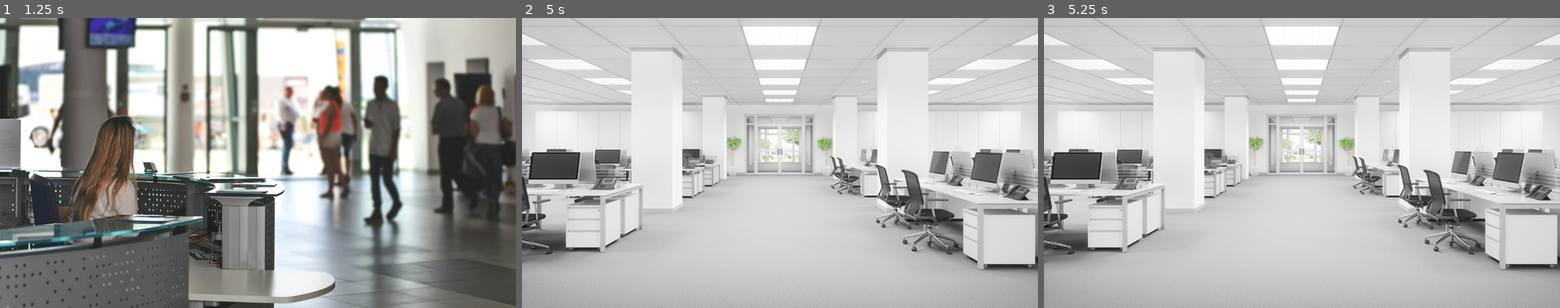
Above: before the commit, frames 1-3 (left to right).
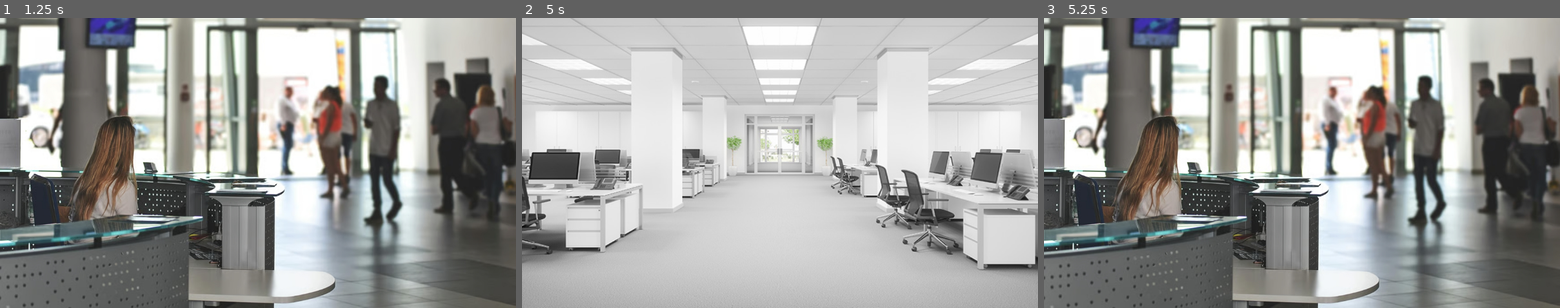
Above: after the commit, the same moments.

Repository: Anatole-DC/bgj_2026_1_strange_place
Game: Godot game, scene res://game/scenes/open_space.tscn
Two runs of this game, one before a commit and one after it. Both use one fixed random seed, a clock stepped at 60 frames per second and the inputs below.
Inputs (mouse positions are in pixels of both pictures, inside the frame that each line leads up to):
- Up to frame 1 (1.25 s): tap Enter at 0.5 s; move the mouse to (258, 142) at 0.52 s; click (258, 142) at 0.67 s
- Up to frame 2 (5 s): tap Space at 1.25, 2.75, 4.25 s; move the mouse to (1012, 125) at 1.27 s; click (1012, 125) at 1.42 s; tap Enter at 2, 3.5 s; move the mouse to (831, 99) at 2.02 s; click (831, 99) at 2.17 s; move the mouse to (754, 221) at 2.77 s; click (754, 221) at 2.92 s; move the mouse to (934, 206) at 3.52 s; click (934, 206) at 3.67 s; move the mouse to (625, 119) at 4.27 s; click (625, 119) at 4.42 s
- Up to frame 3 (5.25 s): move the mouse to (1327, 163) at 5.02 s; click (1327, 163) at 5.17 s

Frames 1-2 are identical in both runs. In frame 3, 87% of the frame differs, in the area x 0-100%, y 0-100%.

Commit message:
feat(loop): new clock entity
The clock is updating according to the main loop timer.

Diff:
--- /dev/null
+++ b/game/entities/clock/clock.gd
@@ -0,0 +1,7 @@
+extends Node2D
+
+@export var clock_needle: Polygon2D
+
+func _process(_delta):
+	var progress: float = 1 - (MainGameLoopTimer.time_left / MainGameLoopTimer.wait_time)
+	clock_needle.rotation = TAU * progress
--- /dev/null
+++ b/game/entities/clock/clock.tscn
@@ -0,0 +1,24 @@
+[gd_scene format=3 uid="uid://ceqjypd08ultd"]
+
+[ext_resource type="Script" uid="uid://bxba7vew4gavq" path="res://game/entities/clock/clock.gd" id="1_r6mop"]
+
+[sub_resource type="Gradient" id="Gradient_dru46"]
+offsets = PackedFloat32Array(0.99791664, 1)
+colors = PackedColorArray(0.99607843, 0.9607843, 0.8235294, 1, 1, 1, 1, 0)
+
+[sub_resource type="GradientTexture2D" id="GradientTexture2D_r6mop"]
+gradient = SubResource("Gradient_dru46")
+fill = 1
+fill_from = Vector2(0.5, 0.5)
+fill_to = Vector2(1, 0.5)
+
+[node name="Clock" type="Node2D" unique_id=823591413 node_paths=PackedStringArray("clock_needle")]
+script = ExtResource("1_r6mop")
+clock_needle = NodePath("Sprite2D/Polygon2D")
+
+[node name="Sprite2D" type="Sprite2D" parent="." unique_id=166751583]
+texture = SubResource("GradientTexture2D_r6mop")
+
+[node name="Polygon2D" type="Polygon2D" parent="Sprite2D" unique_id=1200503624]
+color = Color(0, 0, 0, 1)
+polygon = PackedVector2Array(-5, 0, 0, -24, 5, 0)
--- a/game/entities/game_loop_timer.gd
+++ b/game/entities/loop/game_loop_timer.gd
@@ -15,6 +15,9 @@
 	is_started = true
 	print("Starting game loop")
 
+func get_progress():
+	return self.time_left
+
 func _on_timeout():
 	get_tree().change_scene_to_file(restart_scene)
 	is_started = false
--- a/game/entities/game_loop_timer.tscn
+++ b/game/entities/loop/game_loop_timer.tscn
@@ -1,9 +1,9 @@
 [gd_scene format=3 uid="uid://bnmlaljff61cs"]
 
-[ext_resource type="Script" uid="uid://rxb0f2ncn312" path="res://game/entities/game_loop_timer.gd" id="1_7xqbj"]
+[ext_resource type="Script" uid="uid://rxb0f2ncn312" path="res://game/entities/loop/game_loop_timer.gd" id="1_7xqbj"]
 
 [node name="GameLoopTimer" type="Timer" unique_id=1969477381]
-wait_time = 5.0
+wait_time = 30.0
 one_shot = true
 script = ExtResource("1_7xqbj")
 restart_scene = "uid://b0if6rnjrjmjw"
--- a/game/entities/OfficeSceneManager.tscn
+++ b/game/entities/loop/office_scene_manager.tscn
@@ -1,6 +1,6 @@
 [gd_scene format=3 uid="uid://b2hsppgnj4ovu"]
 
-[ext_resource type="Script" uid="uid://73svip8js2gy" path="res://game/entities/office_scene_manager.gd" id="1_l5ful"]
+[ext_resource type="Script" uid="uid://73svip8js2gy" path="res://game/entities/loop/office_scene_manager.gd" id="1_l5ful"]
 
 [node name="OfficeSceneManager" type="Node" unique_id=1502166600]
 script = ExtResource("1_l5ful")
Not shown, added: game/entities/clock/clock.gd.uid
Renamed: game/entities/game_loop_timer.gd.uid -> game/entities/loop/game_loop_timer.gd.uid
Renamed: game/entities/office_scene_manager.gd -> game/entities/loop/office_scene_manager.gd
Renamed: game/entities/office_scene_manager.gd.uid -> game/entities/loop/office_scene_manager.gd.uid
Not shown, removed: game/entities/OfficeSceneManager.tscn9239602718.tmp
